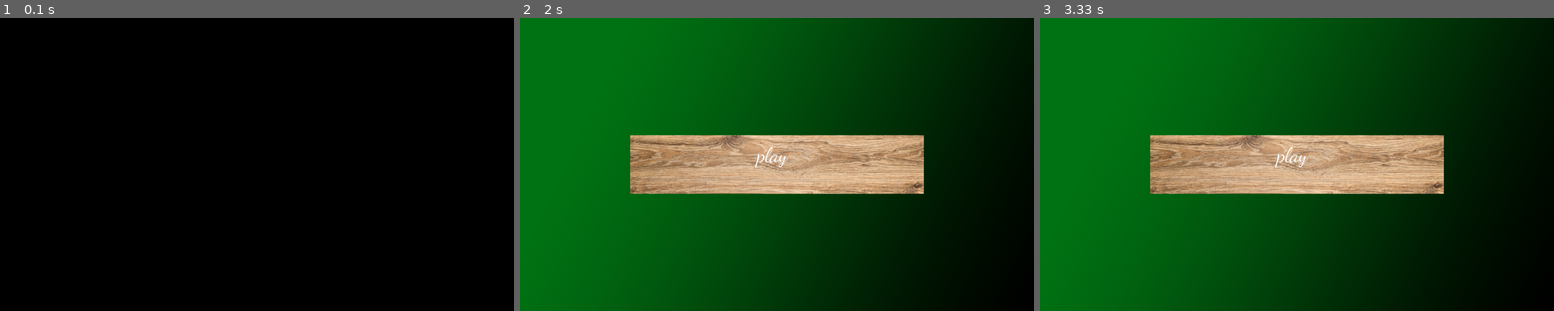
Above: before the commit, frames 1-3 (left to right).
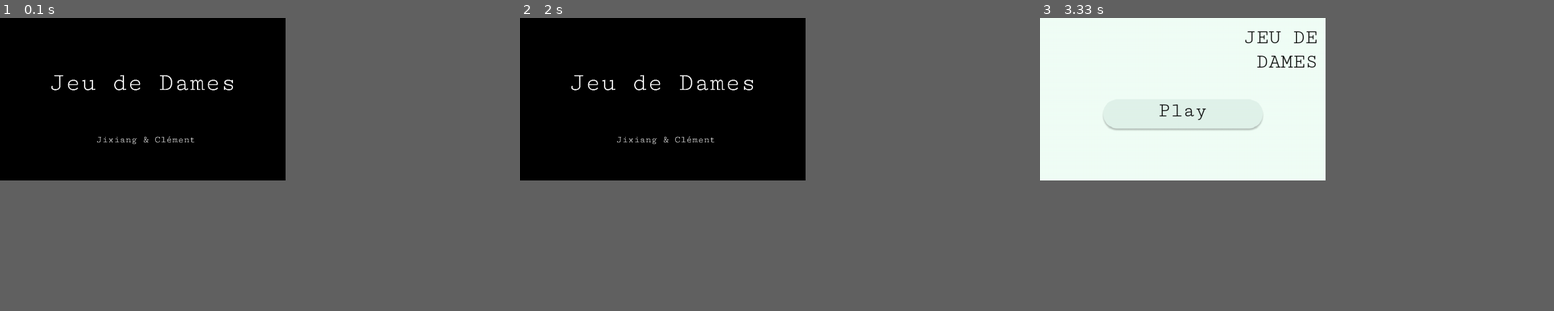
Above: after the commit, the same moments.

Repository: Snow-tear/jeu-de-dames
Game: pygame game, started from Jeu de dame.py
Same seed, same stepped clock (60 frames per second), same inputs: the game is played once before the commit and once after it.
Inputs (mouse positions are in pixels of both pictures, inside the frame that each line leads up to):
- Up to frame 1 (0.1 s): no input
- Up to frame 2 (2 s): click (694, 111) at 1.88 s
- Up to frame 3 (3.33 s): hold Esc 2.17-2.63 s; move the mouse to (1189, 44) at 2.2 s
The window is 900x514 before the commit and 500x285 after it. Grey fills any space a smaller window leaves; there, only what the larger window draws over its background counts as a difference.

The runs differ from the first frame. In frame 1, 0.5% of the frame differs, in the area x 10-46%, y 19-44%; in frame 2, 68%, in the area x 0-100%, y 0-100%; in frame 3, 68%.

Commit message:
major design changes + black screen removed

Diff:
--- a/Jeu de dame.py
+++ b/Jeu de dame.py
@@ -1,4 +1,5 @@
 import pygame
+import time
 
 class Pion():
     Dame=False
@@ -7,7 +8,7 @@
 
 
 class Game():
-    test=True
+    test=False
     message = ""
     mode_repas = {'activé':False} #s'il faut à un pion condinuellement manger
     damier=[[False for j in range(10)]for i in range(10)]   #False: Pas de pion sur la case
@@ -15,12 +16,12 @@
     gagné=-1    #-1: personne gagne encore Noir:True Blanc=False
     error_message=''
     colors={
-            'black':(93, 45, 23),
-            'white':(229, 177, 119),
-            'txt_white':(255, 255, 255),
-            'bg_color':(29, 142, 48)
+            'black':(212, 224, 217),
+            'white':(241, 255, 247),
+            'txt_color':(0, 0, 0),
+            'bg_color':(241, 255, 247)
         }
-    window_size=720 #window's size in pixel 实际上是屏幕高, 推荐值720或1080
+    window_size=400 #window's size in pixel 实际上是屏幕高, 推荐值720或1080
     margin = int(window_size*0.02) #让屏幕尺寸为16:9
 
     def __init__(self) -> None:
@@ -35,7 +36,7 @@
         pawn = lambda image: pygame.transform.scale(pygame.image.load(image).convert_alpha(), (self.case_size, self.case_size))
         self.icon=dict(zip(
             ('white pawn','black pawn', 'white king', 'black king'),
-            map(pawn,("shrek.png","risitas.png", "fiona.png", "stonks.png"))
+            map(pawn,("white_pawn.png","black_pawn.png", "white_king.png", "black_king.png"))
         ))
 
         #Initialization de damier
@@ -65,7 +66,7 @@
         pawn = lambda image: pygame.transform.scale(pygame.image.load(image).convert_alpha(), (self.case_size, self.case_size))
         self.icon=dict(zip(
             ('white pawn','black pawn', 'white king', 'black king', 'hoover'),
-            map(pawn,("shrek.png","risitas.png", "fiona.png", "stonks.png", "hoover.png"))
+            map(pawn,("white_pawn.png","black_pawn.png", "white_king.png", "black_king.png", "hoover.png"))
         ))
 
     def affichage(self):#affichage console
@@ -114,14 +115,14 @@
 
         #les cassgénérals, quelque soit pion ou dame
         if not (0<=n_x<10 and 0<=n_y<10 and 0<=x<10 and 0<=y<10):
-            self.error_message="En dehors de la damier!"
+            self.error_message="En dehors du damier!"
             return -1
         pion=self.damier[x][y]
         if not pion:
             self.error_message='Pas de pion ici'
             return -1
         if pion.couleur !=self.tourne:
-            self.error_message="C'est pas votre pion!"
+            self.error_message="Ce n'est pas votre pion!"
             return -1
 
         if self.damier[n_x][n_y]:# test si la case d'arrivé est occupée
@@ -144,19 +145,19 @@
                     self.error_message='continuer à manger!'
                 #le pion doit obligatoiremant manger si c'est possible
                 elif self.mes_pions_peuvent_manger():
-                    self.error_message='Il faut à un pion manger!!!!!'
+                    self.error_message='Il faut manger un pion!!!!!'
                     return -1
                 else:
                     return 0    #déplacer
             if abs(n_y-y)==2:   #test si il est possible d'y aller en mangeant
                 if self.mode_repas['activé']:
                     if self.mode_repas['x']!=x or self.mode_repas['y']!=y:
-                        self.error_message='il faut à un MÊME pion continuer à manger!'
+                        self.error_message='Le MÊME pion doit continuer à manger!'
                         return -1
             #/!\ prise obligatoire, verifier si il y a une prise possible avant de regarder si on peut avancer
                 pion_manger=self.damier[x+diff_x//2][y+diff_y//2]
                 if not pion_manger or pion_manger.couleur == self.tourne:
-                    self.error_message="on peut pas manger!"
+                    self.error_message="on ne peut pas manger!"
                     return -1
                 self.A_manger_x=x+diff_x//2
                 self.A_manger_y=y+diff_y//2
@@ -168,7 +169,7 @@
 
         else: #on traite le cas des dames
             if self.mes_pions_peuvent_manger():
-                self.error_message='Il faut à un pion manger!!!!!'
+                self.error_message='Il faut manger un pion!!!!!'
                 return -1
             if abs(diff_x)==1:return 0
             #test si toutes les cases sur la diagonales sont libre (oui -> avancer, oui sauf l'avant dernière -> manger, non -> pas possible)
@@ -278,20 +279,26 @@
     def main_menu_gui(self, click):
         global user_view
         #on pourra remplacer par une image pour ameliorer le design
-        bg_shade_img = pygame.transform.scale(pygame.image.load("menu_bg.png").convert_alpha(), (self.window_size*1.75, self.window_size))
+        #bg_shade_img = pygame.transform.scale(pygame.image.load("menu_bg.png").convert_alpha(), (self.window_size*1.75, self.window_size))
+        bg_rect = pygame.Rect(0,0,1.75*self.window_size, self.window_size)
+        pygame.draw.rect(self.window, self.colors['bg_color'],bg_rect)
         play_button = pygame.transform.scale(pygame.image.load("play_button.png").convert_alpha(), (self.window_size, self.window_size*0.2))
         #bg = pygame.Rect(0, 0, 1.75*self.window_size,self.window_size)
         #pygame.draw.rect(self.window, self.colors['bg_color'], bg)
-        self.window.blit(bg_shade_img, (0,0))
-
-        play_button_hitbox = pygame.Rect(0.375*self.window_size, 0.4*self.window_size, self.window_size, 0.2*self.window_size)
-        pygame.draw.rect(self.window, self.colors['black'],play_button_hitbox)
-        self.window.blit(play_button, (0.375 * self.window_size, 0.4 * self.window_size))
-        play_text = text_font.render("play", True, self.colors['txt_white'])
-        self.window.blit(play_text, (0.8*self.window_size, 0.425*self.window_size))
+        #self.window.blit(bg_shade_img, (0,0))
+
+        play_button_hitbox = pygame.Rect(0.375*self.window_size, 0.5*self.window_size, self.window_size, 0.2*self.window_size)
+        pygame.draw.rect(self.window, self.colors['bg_color'],play_button_hitbox)
+        self.window.blit(play_button, (0.375 * self.window_size, 0.5 * self.window_size))
+        play_text = title_font.render("Play", True, self.colors['txt_color'])
+        self.window.blit(play_text, (0.725*self.window_size, 0.5*self.window_size))
+        game_name_l1 = title_font.render("JEU DE", True, self.colors['txt_color'])
+        game_name_l2 = title_font.render("DAMES", True, self.colors['txt_color'])
+        self.window.blit(game_name_l1, (1.25*self.window_size, 0.05*self.window_size))
+        self.window.blit(game_name_l2, (1.325*self.window_size, 0.2*self.window_size))
+
         if play_button_hitbox.collidepoint(click):
             user_view = 1
-            print("a")
             print(user_view)
 
 
@@ -307,32 +314,43 @@
 
 stop = False
 selected=False
-text_font = pygame.font.Font("DancingScript.ttf", int(game.case_size*0.71))
-margin = int(0.02 *game.window_size)
+text_font = pygame.font.Font("CutiveMono-Regular.ttf", int(game.case_size*0.48))
+title_font = pygame.font.Font("CutiveMono-Regular.ttf", int(game.case_size*1.25))
+margin = int(0.05 *game.window_size)
 user_view = 0
+
+
+credit_bg = pygame.transform.scale(pygame.image.load("game_credits.png").convert_alpha(), (game.window_size*1.75, game.window_size))
+game.window.blit(credit_bg, (0,0))
+pygame.display.flip()
+time.sleep(2)
+game.main_menu_gui((0,0))
+
 while not stop:
 
     pygame.display.flip()
+    print("user view", user_view)
     for event in pygame.event.get():
+        if event.type == pygame.QUIT or (event.type == pygame.KEYDOWN and event.key == pygame.K_ESCAPE and user_view == 0):
+            stop = True
+        elif event.type == pygame.KEYDOWN and event.key == pygame.K_ESCAPE and user_view == 1:
+            user_view = 0
+            game.main_menu_gui((0, 0))
         if user_view == 0:
             if event.type == pygame.MOUSEBUTTONDOWN and event.button == 1:
                 game.main_menu_gui(pygame.mouse.get_pos())
-                print(pygame.mouse.get_pos())
         #game.affichage()
-        if user_view == 1:
+        elif user_view == 1:
             game.affichage_gui()
             """
             turn_print = text_font.render(game.turn_print, True, (255, 255, 255))
             game.window.blit(turn_print, (game.window_size + margin, margin))
             """
-            message_print = text_font.render(game.message, True, (255, 255, 255))
-            game.window.blit(message_print, (game.window_size + margin,margin*5.33))
-
-
-            if event.type == pygame.QUIT or (event.type == pygame.KEYDOWN and event.key == pygame.K_ESCAPE):
-                stop = True
-            elif event.type == pygame.KEYDOWN and event.key == pygame.K_ESCAPE:
-                user_view = 0
+            message_print = text_font.render(game.message, True, (0, 0, 0))
+            game.window.blit(message_print, (game.window_size + margin,margin))
+
+
+
             if event.type == pygame.MOUSEBUTTONDOWN and event.button == 1:
                 #print(event.pos)  # coordonnées du clique
                 if not selected:
Binary file added: CutiveMono-Regular.ttf
Binary file added: black_king.png
Binary file added: black_pawn.png
Binary file added: game_credits.png
Binary file changed: play_button.png
Binary file added: white_king.png
Binary file added: white_pawn.png
